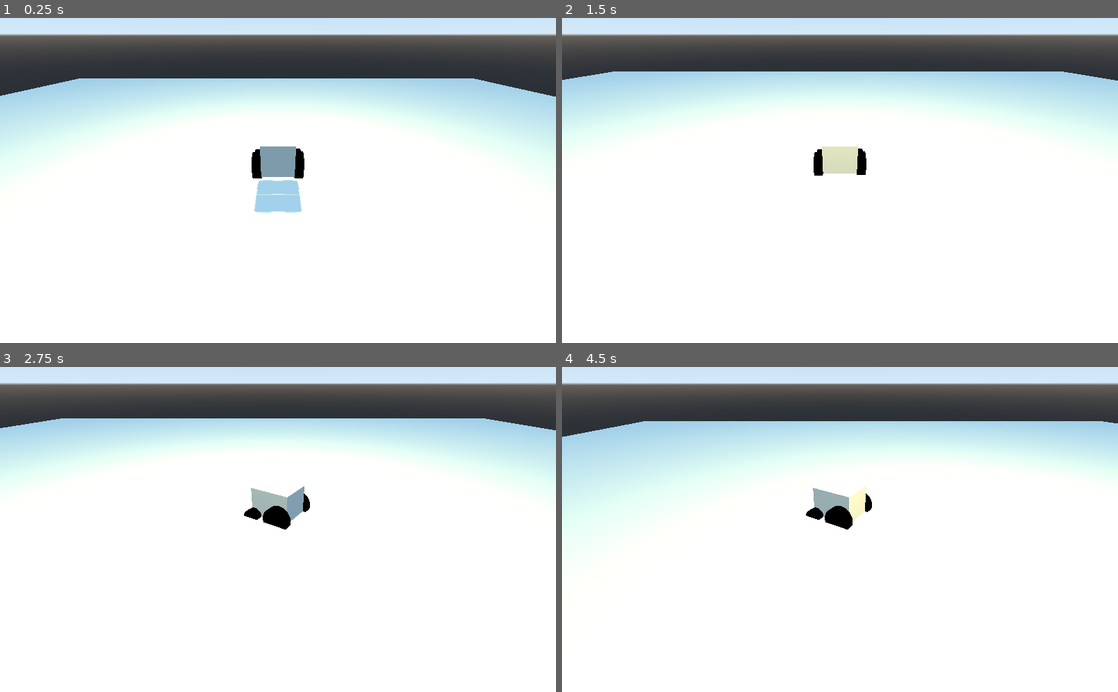
Above: before the commit, frames 1-4 (two rows, left to right).
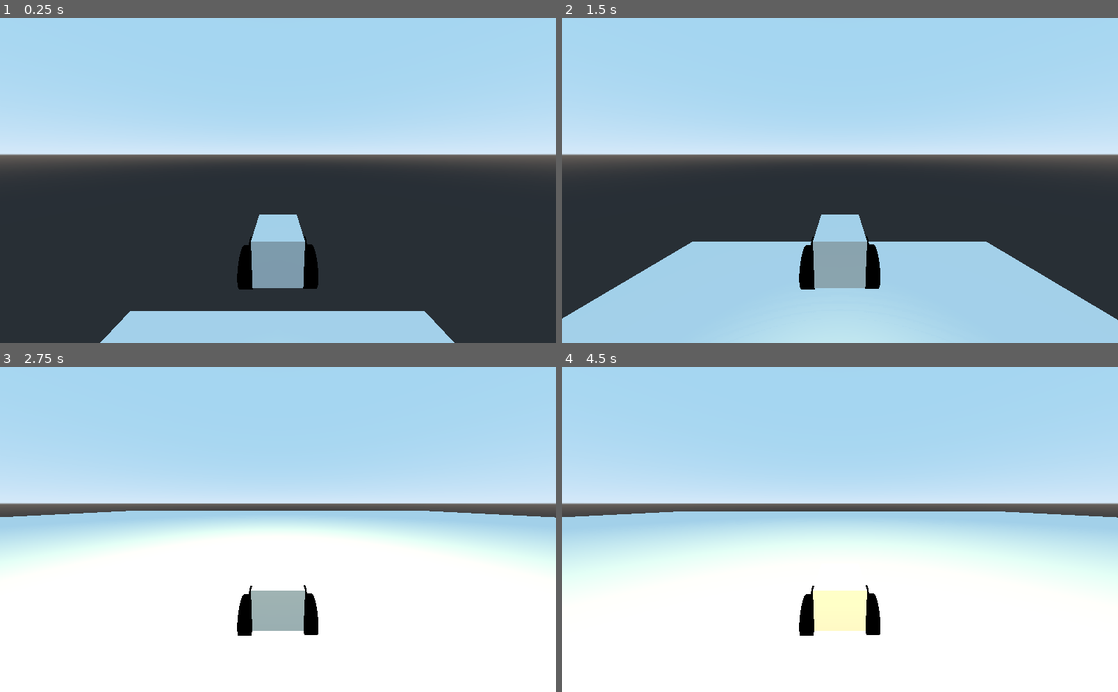
Above: after the commit, the same moments.

Repository: BluAxolotl/Racings
Game: Godot game, scene res://Spatial.tscn
The game is run twice, just before and just after one commit, with the same random seed, the same clock (stepped at 60 frames per second) and the same inputs. The project has no main scene, so this scene is started directly.
Inputs:
- Up to frame 1 (0.25 s): no input
- Up to frame 2 (1.5 s): hold P (A) 0.53-1.28 s; tap O (B) at 0.8, 1.35 s
- Up to frame 3 (2.75 s): tap A (L) at 1.55 s; hold A (L) from 2.03 s (still down); tap D (R) at 2.3 s
- Up to frame 4 (4.5 s): tap Enter at 2.75 s; release A (L) at 2.78 s; tap D (R) at 2.85 s; tap P (A) at 3.05 s; hold P (A) 3.53-4.28 s; tap O (B) at 3.8, 4.35 s

The runs differ from the first frame. In frame 1, 91% of the frame differs, in the area x 0-100%, y 0-100%; in frame 2, 93%; in frame 3, 50%; in frame 4, 52%.

Commit message:
Car turn car car car turn turn car turn car turns

Diff:
--- a/Spatial.tscn
+++ b/Spatial.tscn
@@ -22,16 +22,20 @@
 [sub_resource type="BoxShape" id=5]
 
 [sub_resource type="CubeMesh" id=6]
-size = Vector3( 100, 1, 100 )
+size = Vector3( 200, 1, 200 )
 
 [sub_resource type="BoxShape" id=7]
-extents = Vector3( 50, 0.5, 50 )
+extents = Vector3( 100, 0.5, 100 )
 
 [node name="Spatial" type="Spatial"]
 
 [node name="Vehicle" type="KinematicBody" parent="."]
-transform = Transform( 1, 0, 0, 0, 1, 0, 0, 0, 1, 0, 41.4492, 0 )
+transform = Transform( 1, 0, 0, 0, 1, 0, 0, 0, 1, 0, 102.8, 0 )
 script = ExtResource( 1 )
+
+[node name="Camera" type="Camera" parent="Vehicle"]
+transform = Transform( -1, 5.65816e-08, -3.20891e-07, 0, 0.984808, 0.173648, 3.25841e-07, 0.173648, -0.984808, 0, 4.16264, -6.21287 )
+fov = 95.7
 
 [node name="Mesh" type="MeshInstance" parent="Vehicle"]
 mesh = SubResource( 1 )
@@ -57,10 +61,6 @@
 mesh = SubResource( 4 )
 material/0 = SubResource( 3 )
 
-[node name="Camera" type="Camera" parent="Vehicle"]
-transform = Transform( -1, 1.7319e-07, -2.76003e-07, 0, 0.847048, 0.531517, 3.25841e-07, 0.531517, -0.847048, 0, 6.20891, -13.0901 )
-current = true
-
 [node name="CollisionShape" type="CollisionShape" parent="Vehicle"]
 shape = SubResource( 5 )
 
--- a/Vehicle.gd
+++ b/Vehicle.gd
@@ -2,10 +2,12 @@
 
 export var ACCEL = 2
 export var SPEED = 50
-export var TURN = 3
-export var MAXTURN = 30
+export var TURN = 0.09
+export var MAXTURN = 1.5
 export var FRIC = 1.05
-export var WEIGHT = 150
+export var WEIGHT = 0.7
+
+var MAXFALL = WEIGHT*10
 
 enum {FREE = -2, NEUTRAL = 0, FORWARD = 1}
 const BACKWARD = -0.3333
@@ -17,29 +19,46 @@
 var drive_state = NEUTRAL
 
 func _physics_process(delta):
-	var mesh_angle = deg2rad($Mesh.rotation_degrees.y)
+	var vec_angle = rotation_degrees.y
+	var mesh_angle = deg2rad(rotation_degrees.y)
 
 	# Gravities
-	motion.y = -WEIGHT
+	if (!is_on_floor()):
+		if (motion.y < MAXFALL):
+			motion.y -= WEIGHT
+		else:
+			motion.y = -MAXFALL
+	else:
+		motion.y = 0
 
 	# Turnings
 
-	if (Input.is_action_just_pressed("L")):
-		joy_dir = -1
-	if (Input.is_action_just_pressed("R")):
-		joy_dir = 1
+	joy_dir = Input.get_joy_axis(1,0)
 
-	if (Input.is_action_just_released("L") || Input.is_action_just_released("R")):
-		if (Input.is_action_pressed("L")):
-			joy_dir = -1
-		elif (Input.is_action_pressed("R")):
-			joy_dir = 1
+#	if (Input.is_action_just_pressed("L")):
+#		joy_dir = -1
+#	if (Input.is_action_just_pressed("R")):
+#		joy_dir = 1
+#
+#	if (Input.is_action_just_released("L") || Input.is_action_just_released("R")):
+#		accel_turn = 0
+#		if (Input.is_action_pressed("L")):
+#			joy_dir = -1
+#		elif (Input.is_action_pressed("R")):
+#			joy_dir = 1
+#		else:
+#			joy_dir = 0
+
+	if (drive_state != NEUTRAL):
+		print("accel_turn: %s | maxturnsings: %s" % [accel_turn, joy_dir*MAXTURN])
+		if ((joy_dir > 0 and accel_turn < joy_dir*MAXTURN) or (joy_dir < 0 and accel_turn > joy_dir*MAXTURN)):
+			accel_turn += joy_dir*TURN
 		else:
-			joy_dir = 0
-			accel_turn = 0
+			accel_turn = joy_dir*MAXTURN
+	if (accel_turn != 0):
+		rotation_degrees.y -= accel_turn
 
-	if (drive_state != NEUTRAL && joy_dir != 0 && accel_turn != joy_dir*MAXTURN):
-		$Mesh.rotation_degrees.y -= joy_dir*TURN
+	$Mesh.rotation_degrees.y = -accel_turn*10
 
 	# Acceleratings
 
@@ -59,7 +78,7 @@
 		else:
 			drive_state = NEUTRAL
 
-	print(accel_speed)
+#	print($Mesh.rotation_degrees.y)
 
 	if (drive_state != NEUTRAL and drive_state != FREE):
 		if (accel_speed < drive_state*SPEED):
--- a/project.godot
+++ b/project.godot
@@ -17,6 +17,16 @@
 
 config/name="Test Racings"
 config/icon="res://icon.png"
+
+[autoload]
+
+UserData="*res://addons/github-integration/scripts/user_data.gd"
+IconLoaderGithub="*res://addons/github-integration/scripts/IconLoaderGithub.gd"
+RestHandler="*res://addons/github-integration/scripts/RestHandler.gd"
+
+[editor_plugins]
+
+enabled=PoolStringArray( "github-integration" )
 
 [input]
 
@@ -41,11 +51,13 @@
 A={
 "deadzone": 0.5,
 "events": [ Object(InputEventKey,"resource_local_to_scene":false,"resource_name":"","device":0,"alt":false,"shift":false,"control":false,"meta":false,"command":false,"pressed":false,"scancode":80,"unicode":0,"echo":false,"script":null)
+, Object(InputEventJoypadButton,"resource_local_to_scene":false,"resource_name":"","device":-1,"button_index":7,"pressure":0.0,"pressed":false,"script":null)
  ]
 }
 B={
 "deadzone": 0.5,
 "events": [ Object(InputEventKey,"resource_local_to_scene":false,"resource_name":"","device":0,"alt":false,"shift":false,"control":false,"meta":false,"command":false,"pressed":false,"scancode":79,"unicode":0,"echo":false,"script":null)
+, Object(InputEventJoypadButton,"resource_local_to_scene":false,"resource_name":"","device":-1,"button_index":1,"pressure":0.0,"pressed":false,"script":null)
  ]
 }
 START={
Not shown, changed: .gitignore
Not shown, added: LICENSE
Not shown, added: SUPPORTERS.md
Not shown, added: VERSION.md
